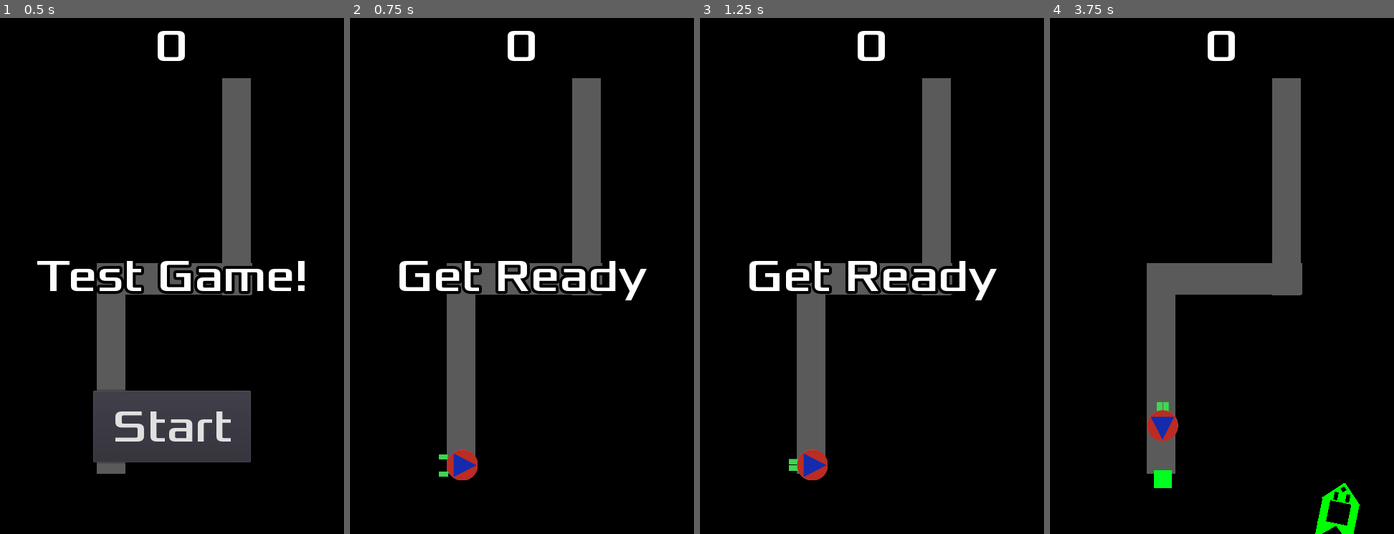
Above: before the commit, frames 1-4 (left to right).
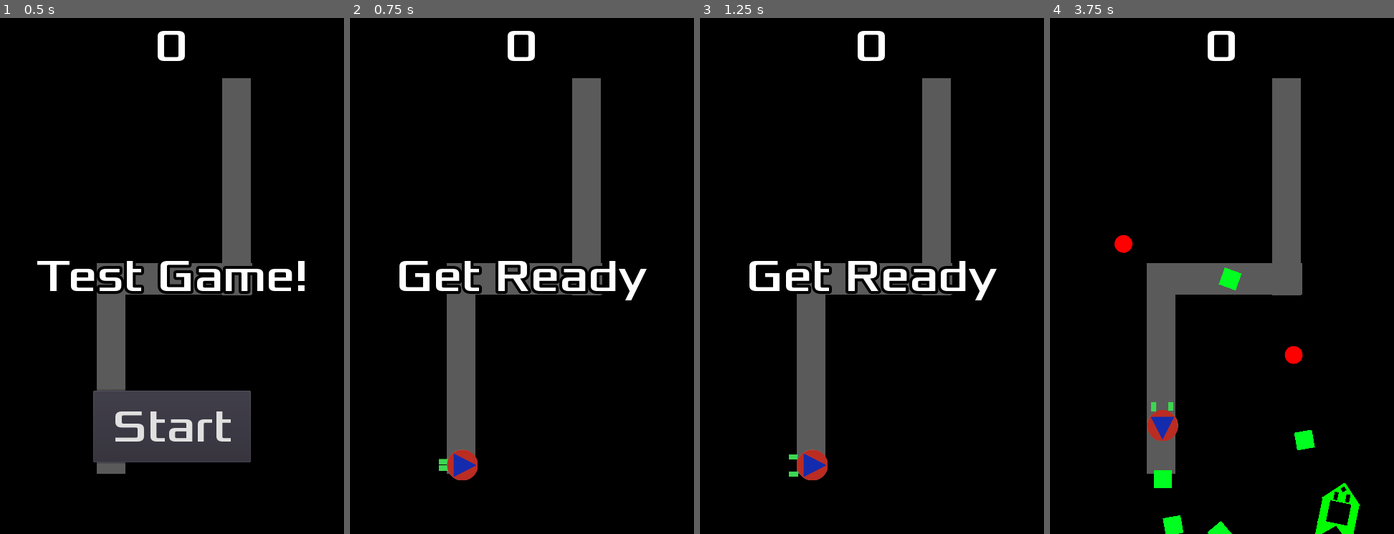
Above: after the commit, the same moments.

Repository: Wenyunity/godot_color_shooting_game
Game: Godot game, scene res://Main.tscn
The game is run twice, just before and just after one commit, with the same random seed, the same clock (stepped at 60 frames per second) and the same inputs.
Inputs:
- Up to frame 1 (0.5 s): no input
- Up to frame 2 (0.75 s): click "Start" at 0.5 s
- Up to frame 3 (1.25 s): no input
- Up to frame 4 (3.75 s): tap Enter (ui_accept) at 1.25, 1.52, 1.55, 1.82, 2.1, 2.27, 2.57, 3.05 s; hold Right (ui_right) 1.28-2.03 s; hold Space (ui_select) 1.28-2.03 s; hold Down (ui_down) 2.03-2.78 s; tap Space (ui_select) at 2.3, 3.6 s; hold Right (ui_right) 2.78-3.53 s; hold Space (ui_select) 2.78-3.53 s; hold Up (ui_up) from 3.53 s (still down)

Frame 1 is identical in both runs. In frame 2, 0.1% of the frame differs, in the area x 25-29%, y 84-89%; in frame 3, 0.1%; in frame 4, 1.0%, in the area x 18-78%, y 42-100%.

Commit message:
Auto-Fire + Delay Timer

Diff:
--- a/BasicProject/Player.gd
+++ b/BasicProject/Player.gd
@@ -4,6 +4,14 @@
 export (PackedScene) var Blue
 export (PackedScene) var Green
 export (PackedScene) var Red
+
+var red_firable
+var blue_firable
+var green_firable
+
+var num_cooldown
+
+var COOLDOWN_PENALTY = 0.1
 
 signal hit
 signal offsetUp
@@ -45,48 +53,26 @@
 			emit_signal("offsetDownOff")
 		if Input.is_action_just_released("ui_up"):
 			emit_signal("offsetUpOff")
-		if Input.is_action_just_pressed("ui_accept"):
-			fire_bullet(Red)
-		if Input.is_action_just_pressed("ui_cancel"):
-			fire_bullet(Blue)
-		if Input.is_action_just_pressed("ui_select"):
-			fire_bullet(Green)
+		if Input.is_action_pressed("ui_accept"):
+			if red_firable:
+				fire_bullet(Red)
+				num_cooldown += COOLDOWN_PENALTY
+				$RedTime.start(num_cooldown)
+				red_firable = false
+		if Input.is_action_pressed("ui_cancel"):
+			if blue_firable:
+				fire_bullet(Blue)
+				num_cooldown += COOLDOWN_PENALTY
+				$BlueTime.start(num_cooldown)
+				blue_firable = false
+		if Input.is_action_pressed("ui_select"):
+			if green_firable:
+				fire_bullet(Green)
+				num_cooldown += COOLDOWN_PENALTY
+				$GreenTime.start(num_cooldown)
+				green_firable = false
 
-# Old Process
-func _old_process(delta):
-	# If visible, so not shooting when dead
-	if visible:
-		# Then do this stuff
-		var velocity = Vector2()  # The player's movement vector.
-		if Input.is_action_pressed("ui_right"):
-			rotation_degrees += 5
-		if Input.is_action_pressed("ui_left"):
-			rotation_degrees -= 5
-		if Input.is_action_pressed("ui_down"):
-			velocity.y += 1
-		if Input.is_action_pressed("ui_up"):
-			velocity.y -= 1
-		if Input.is_action_just_pressed("ui_accept"):
-			fire_bullet(Red)
-		if Input.is_action_just_pressed("ui_cancel"):
-			fire_bullet(Blue)
-		if Input.is_action_just_pressed("ui_select"):
-			fire_bullet(Green)
 
-		## Movement and clamping
-		position += velocity * delta * speed
-		position.x = clamp(position.x, 0, screen_size.x)
-		position.y = clamp(position.y, 0, screen_size.y)
-
-	## Sprite Rotation
-#	if velocity.x != 0:
-#		$AnimatedSprite.animation = "right"
-#		$AnimatedSprite.flip_v = false
-#		# See the note below about boolean assignment
-#		$AnimatedSprite.flip_h = velocity.x < 0
-#	elif velocity.y != 0:
-#		$AnimatedSprite.animation = "up"
-#		$AnimatedSprite.flip_v = velocity.y > 0
 
 # Fires bullet
 func fire_bullet(bullet):
@@ -103,11 +89,30 @@
 
 ## Function called on game start
 func start():
-    show()
-    $CollisionShape2D.disabled = false
+	show()
+	red_firable = true
+	green_firable = true
+	blue_firable = true
+	num_cooldown = 0
+	$CollisionShape2D.disabled = false
 
 ## Function called when hit
 func _on_Player_body_entered(body):
 	hide()  # Player disappears after being hit.
 	emit_signal("hit")
 	$CollisionShape2D.set_deferred("disabled", true)
+
+
+func _on_RedTime_timeout():
+	red_firable = true
+	num_cooldown -= COOLDOWN_PENALTY
+
+
+func _on_BlueTime_timeout():
+	blue_firable = true
+	num_cooldown -= COOLDOWN_PENALTY
+
+
+func _on_GreenTime_timeout():
+	green_firable = true
+	num_cooldown -= COOLDOWN_PENALTY
--- a/BasicProject/Player.tscn
+++ b/BasicProject/Player.tscn
@@ -34,10 +34,24 @@
 scale = Vector2( 0.4, 0.4 )
 frames = SubResource( 1 )
 animation = "basic"
-frame = 1
 playing = true
 
 [node name="CollisionShape2D" type="CollisionShape2D" parent="."]
 scale = Vector2( 2.2, 2.2 )
 shape = SubResource( 2 )
+
+[node name="RedTime" type="Timer" parent="."]
+wait_time = 0.3
+one_shot = true
+
+[node name="BlueTime" type="Timer" parent="."]
+wait_time = 0.3
+one_shot = true
+
+[node name="GreenTime" type="Timer" parent="."]
+wait_time = 0.3
+one_shot = true
 [connection signal="body_entered" from="." to="." method="_on_Player_body_entered"]
+[connection signal="timeout" from="RedTime" to="." method="_on_RedTime_timeout"]
+[connection signal="timeout" from="BlueTime" to="." method="_on_BlueTime_timeout"]
+[connection signal="timeout" from="GreenTime" to="." method="_on_GreenTime_timeout"]
